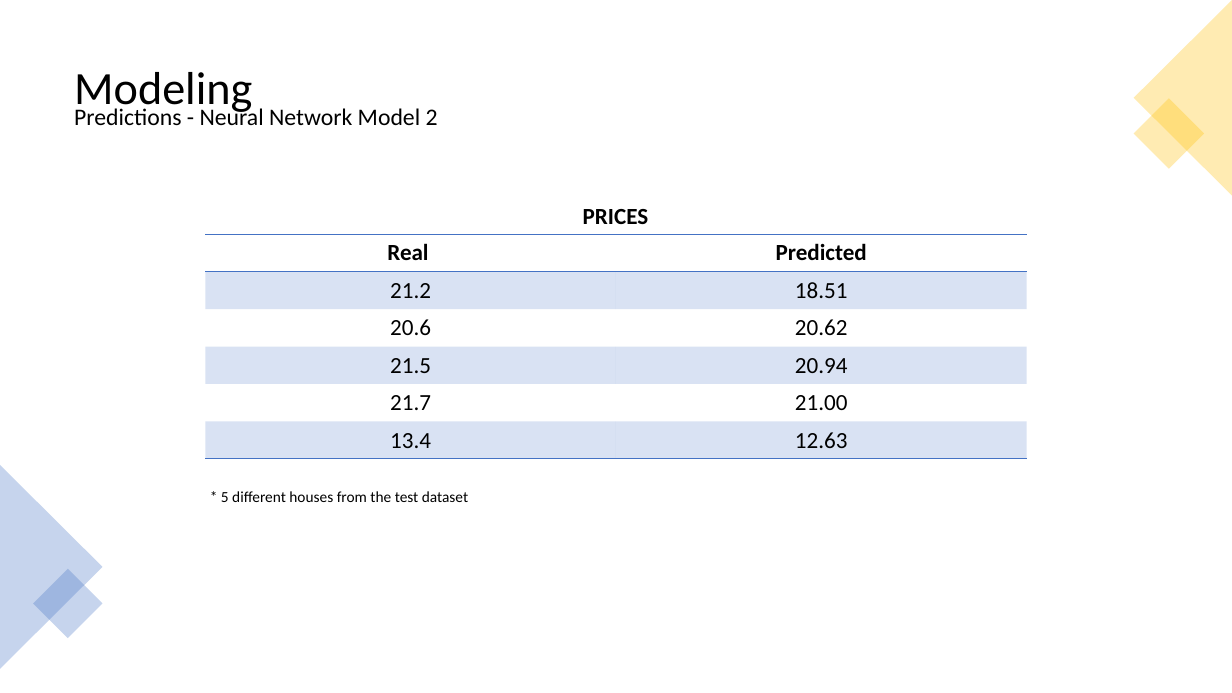
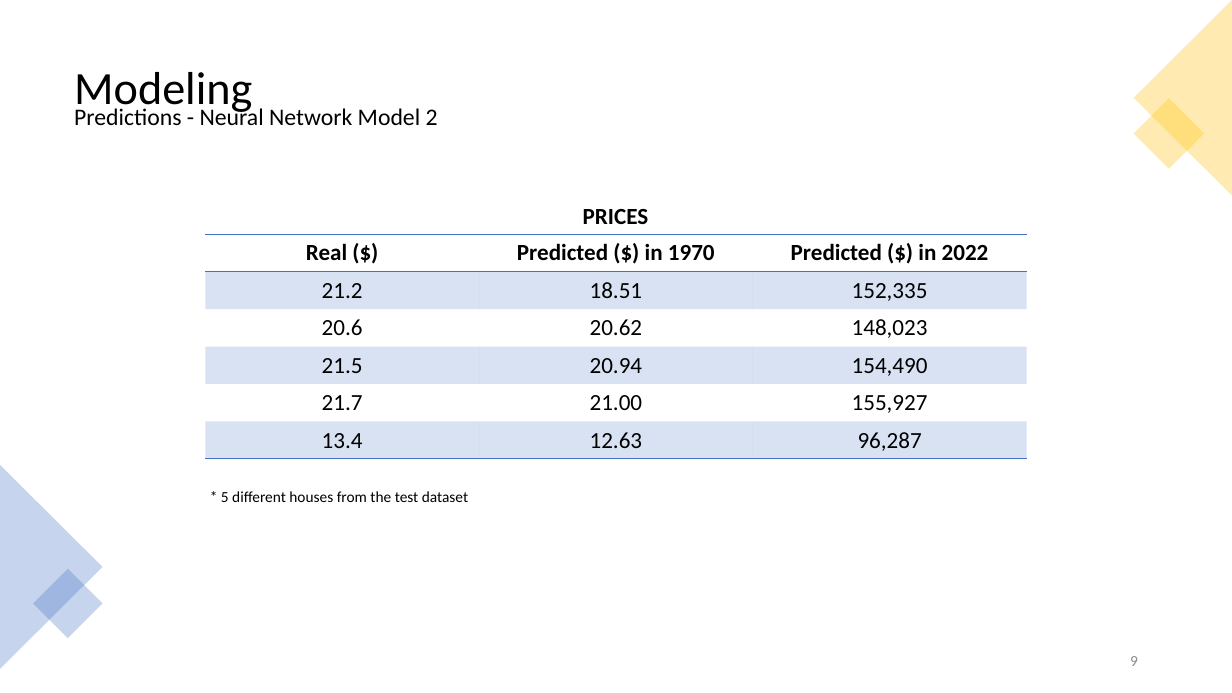
Before and after one commit to Jajc09/data-science, a slide deck: slide 9 of deep-learning/rental-airbnb/boston_ppt.pptx (slide 13 before the commit). Drawn at 1232x693 pixels with LibreOffice and Linux fonts; fonts in the diff are those of the drawing. Boxes give left, top, right and bottom in pixels: in the first picture for what was removed or moved away, otherwise in the second. Text is boxed around its words. In the diff, an @@ line names an element or a change of style, - is before the commit and + after.

```diff
--- a/deep-learning/rental-airbnb/boston_ppt.pptx
+++ b/deep-learning/rental-airbnb/boston_ppt.pptx
@@ table at box(205, 234, 1026, 458) @@
-column 1: Real | 21.2 | 20.6 | 21.5 | 21.7 | 13.4
-column 2: Predicted | 18.51 | 20.62 | 20.94 | 21.00 | 12.63
+column 1: Real ($) | 21.2 | 20.6 | 21.5 | 21.7 | 13.4
+column 2: Predicted ($) in 1970 | 18.51 | 20.62 | 20.94 | 21.00 | 12.63
+column 3: Predicted ($) in 2022 | 152,335 | 148,023 | 154,490 | 155,927 | 96,287
@@ page number added at box(1130, 656, 1138, 666), 12 pt, text #8C8C8C @@
+9
```
Also in this commit, not shown: 16 other slides changed, 3 other files.
